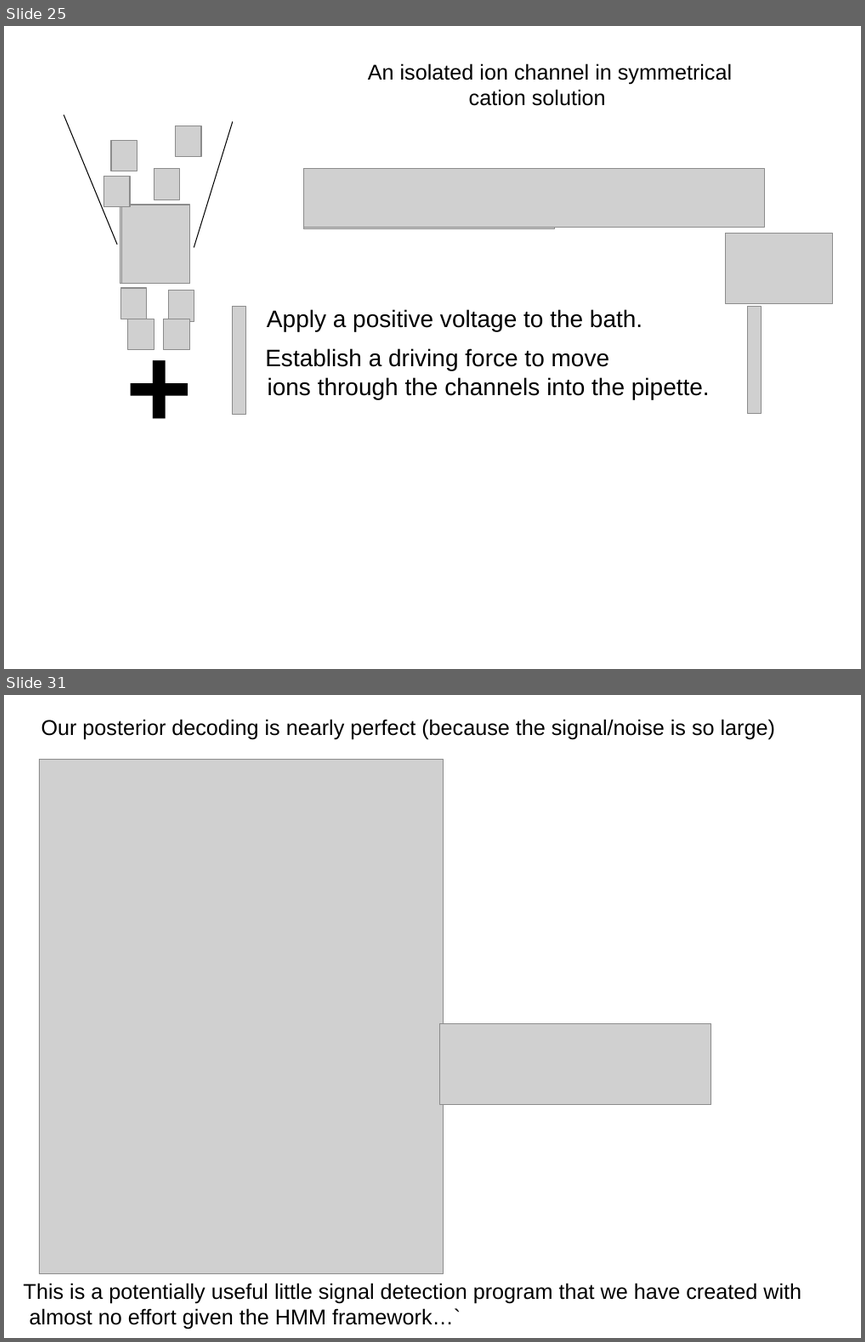
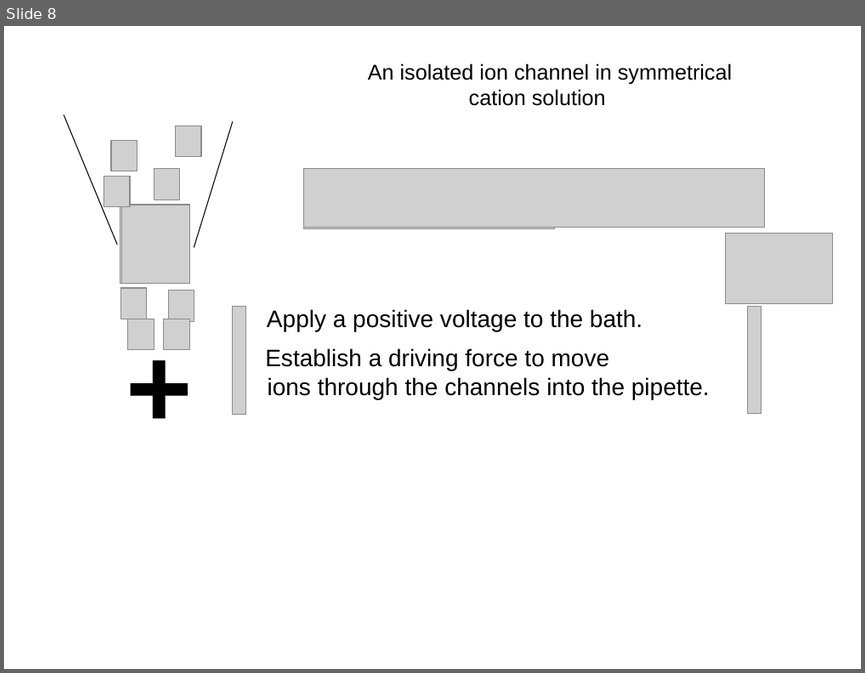
Before and after one commit to afodor/afodor.github.io, a slide deck: classes/stats2016/Lecture26.ppt. Shown one above the other, each under a label of ours: slides 25 and 31 before the commit, slide 8 after it; the slides between them are not shown. The pictures are 865x1342 and 865x673 pixels, drawn with LibreOffice and Linux fonts; fonts in the diff are those of the drawing; grey boxes stand for pictures. Boxes give left, top, right and bottom in pixels: in the first picture for what was removed or moved away, otherwise in the second. Text is boxed around its words. In the diff, an @@ line names an element or a change of style, - is before the commit and + after.

```diff
--- a/classes/stats2016/Lecture26.ppt
+++ b/classes/stats2016/Lecture26.ppt
@@ slide 31 removed at (x1=4, y1=695, x2=861, y2=1338), background #FFFFFF @@
@@ text removed at (x1=41, y1=719, x2=775, y2=739) @@
-Our posterior decoding is nearly perfect (because the signal/noise is so large)
@@ picture removed at (x1=40, y1=760, x2=443, y2=1273) @@
@@ picture removed at (x1=439, y1=1023, x2=711, y2=1105) @@
@@ text removed at (x1=24, y1=1282, x2=801, y2=1329) @@
-This is a potentially useful little signal detection program that we have created with
-almost no effort given the HMM framework…`
@@ what was slide 25 is now slide 8 @@
```
Also in this commit, not shown: 5 slides changed, 18 slides added, 20 other slides removed.
